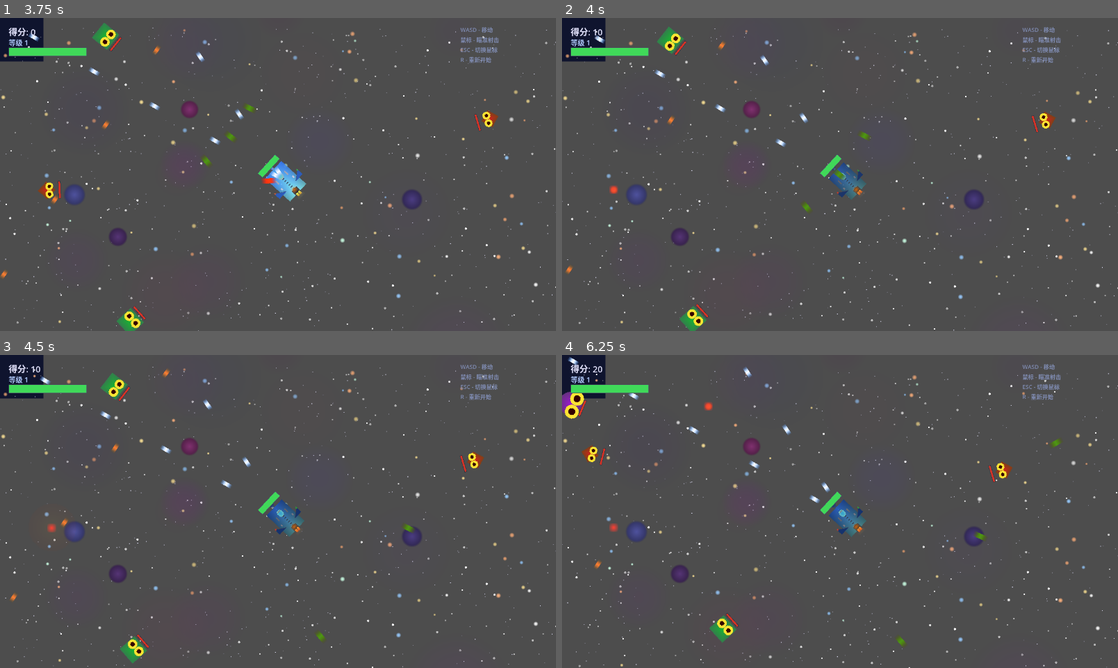
Above: before the commit, frames 1-4 (two rows, left to right).
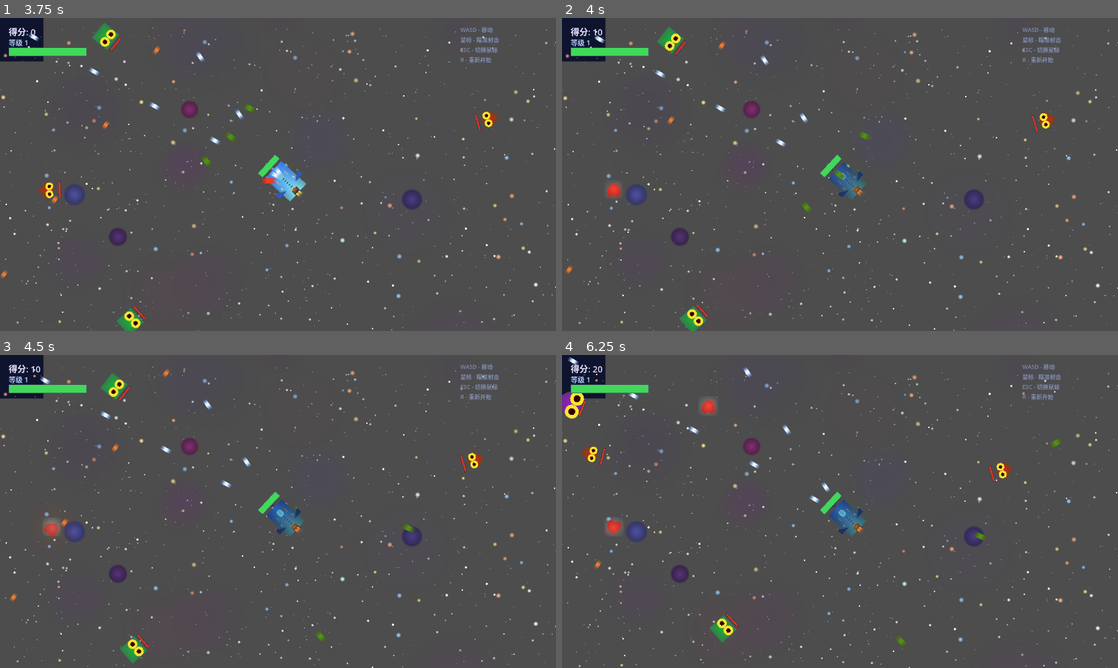
Above: after the commit, the same moments.

Repository: July-X/godot-game-one
Game: Godot game, scene res://scenes/main.tscn
The game is run twice, just before and just after one commit, with the same random seed, the same clock (stepped at 60 frames per second) and the same inputs.
Inputs (mouse positions are in pixels of both pictures, inside the frame that each line leads up to):
- Up to frame 1 (3.75 s): tap Enter at 0.5 s; move the mouse to (400, 158) at 0.52 s; tap R every 0.75 s from 0.6 to 3.6 s; click (400, 158) at 0.67 s; move the mouse to (250, 174) at 1.27 s; click (250, 174) at 1.42 s; move the mouse to (289, 168) at 2.02 s; click (289, 168) at 2.17 s; move the mouse to (272, 180) at 2.77 s; click (272, 180) at 2.92 s; move the mouse to (316, 177) at 3.52 s; click (316, 177) at 3.67 s
- Up to frame 2 (4 s): no input
- Up to frame 3 (4.5 s): move the mouse to (233, 508) at 4.27 s; tap R at 4.35 s; click (233, 508) at 4.42 s
- Up to frame 4 (6.25 s): move the mouse to (845, 511) at 5.02 s; tap R at 5.1, 5.85 s; click (845, 511) at 5.17 s; move the mouse to (817, 505) at 5.77 s; click (817, 505) at 5.92 s

Frame 1 is identical in both runs. In frame 2, less than 0.1% of the frame differs, in the area x 8-11%, y 52-58%; in frame 3, 0.1%; in frame 4, 0.2%, in the area x 7-28%, y 14-58%.

Commit message:
feat: 掉落物加大+爱心形状+闪光特效+不同形状对应不同类型

Diff:
--- a/scenes/entities/powerup.tscn
+++ b/scenes/entities/powerup.tscn
@@ -1,20 +1,20 @@
-[gd_scene load_steps=4 format=3]
+[gd_scene load_steps=5 format=3]
 
 [ext_resource type="Script" path="res://scripts/powerup.gd" id="1"]
 
+[sub_resource type="CircleShape2D" id="1"]
+radius = 18.0
+
 [sub_resource type="Gradient" id="2"]
-colors = PackedColorArray(1.0, 1.0, 1.0, 1.0, 1.0, 1.0, 1.0, 0.0)
+colors = PackedColorArray(1.0, 1.0, 1.0, 0.6, 1.0, 1.0, 1.0, 0.0)
 offsets = PackedFloat32Array(0.0, 1.0)
 
 [sub_resource type="GradientTexture2D" id="3"]
 gradient = SubResource("2")
-width = 20
-height = 20
+width = 44
+height = 44
 fill = 1
 fill_from = Vector2(0.5, 0.5)
-
-[sub_resource type="CircleShape2D" id="4"]
-radius = 10.0
 
 [node name="Powerup" type="Area2D"]
 collision_layer = 8
@@ -22,7 +22,12 @@
 script = ExtResource("1")
 
 [node name="Sprite2D" type="Sprite2D" parent="."]
+z_index = 2
+
+[node name="GlowSprite" type="Sprite2D" parent="."]
 texture = SubResource("3")
+modulate = Color(1.0, 1.0, 1.0, 0.3)
+z_index = 1
 
 [node name="CollisionShape2D" type="CollisionShape2D" parent="."]
-shape = SubResource("4")
+shape = SubResource("1")
--- a/scripts/powerup.gd
+++ b/scripts/powerup.gd
@@ -5,43 +5,49 @@
 var _bob_timer: float = 0.0
 
 @onready var _sprite: Sprite2D = $Sprite2D
+@onready var _glow: Sprite2D = $GlowSprite
 
 func _ready() -> void:
 	add_to_group("powerups")
 
 func setup(type: String) -> void:
 	_type = type
-	match type:
-		"spread":
-			_sprite.modulate = Color(0.2, 0.8, 0.3)
-		"speed":
-			_sprite.modulate = Color(0.2, 0.5, 1.0)
-		"power":
-			_sprite.modulate = Color(1.0, 0.3, 0.2)
-		"heal":
-			_sprite.modulate = Color(1.0, 0.25, 0.2)
-		"bomb":
-			_sprite.modulate = Color(1.0, 0.8, 0.2)
+	_sprite.texture = SpriteFactory.create_powerup_sprite(type)
 
 func _physics_process(delta: float) -> void:
 	_bob_timer += delta * 3.0
-	_sprite.position.y = sin(_bob_timer) * 3.0
+	_sprite.position.y = sin(_bob_timer) * 4.0
+	_sprite.rotation += delta * 1.5
+
+	## 闪光脉冲
+	var pulse: float = 0.4 + abs(sin(Time.get_ticks_msec() * 0.005)) * 0.6
+	_sprite.modulate.a = pulse * 0.6 + 0.4
+
+	## 外发光脉动
+	if _glow:
+		var glow_a: float = 0.2 + abs(sin(Time.get_ticks_msec() * 0.004)) * 0.35
+		_glow.modulate.a = glow_a
+		var glow_s: float = 0.9 + abs(sin(Time.get_ticks_msec() * 0.003)) * 0.2
+		_glow.scale = Vector2(glow_s, glow_s)
+
 	_lifetime -= delta
 	if _lifetime <= 0:
 		queue_free()
 	## 闪烁警告
 	if _lifetime < 3.0:
-		_sprite.modulate.a = 0.3 + abs(sin(_lifetime * 10)) * 0.7
+		var blink: float = 0.3 + abs(sin(_lifetime * 12)) * 0.7
+		_sprite.modulate.a = blink
 
 func collect() -> void:
 	GameState.collect_powerup(_type)
 	if _type == "bomb":
 		_bomb_effect()
-	## 拾取特效
 	var tween := create_tween()
 	tween.set_parallel(true)
-	tween.tween_property(_sprite, "scale", Vector2(2, 2), 0.15)
-	tween.tween_property(_sprite, "modulate:a", 0.0, 0.15)
+	tween.tween_property(_sprite, "scale", Vector2(3, 3), 0.2)
+	tween.tween_property(_sprite, "modulate:a", 0.0, 0.2)
+	tween.tween_property(_glow, "scale", Vector2(3, 3), 0.2)
+	tween.tween_property(_glow, "modulate:a", 0.0, 0.2)
 	tween.tween_callback(queue_free)
 
 func _bomb_effect() -> void:
--- a/scripts/sprite_factory.gd
+++ b/scripts/sprite_factory.gd
@@ -454,37 +454,38 @@
 	return tex
 
 func create_powerup_sprite(type: String) -> ImageTexture:
-	var size: int = 20
-	var img := Image.create(size, size, false, Image.FORMAT_RGBA8)
+	var w: int = 32
+	var h: int = 32
+	var img := Image.create(w, h, false, Image.FORMAT_RGBA8)
 	img.fill(Color(0, 0, 0, 0))
+	var cx: int = w / 2
+	var cy: int = h / 2
 	var col: Color
-	var icon: String = ""
 	match type:
-		"spread": col = Color(0.2, 0.9, 0.3); icon = "S"
-		"speed": col = Color(0.2, 0.6, 1.0); icon = "F"
-		"power": col = Color(1.0, 0.3, 0.2); icon = "P"
-		"heal": col = Color(0.2, 1.0, 0.4); icon = "+"
-		"bomb": col = Color(1.0, 0.8, 0.2); icon = "B"
-		_: col = Color(0.5, 0.5, 0.5); icon = "?"
-	## 六边形底座
-	for y in range(size):
-		for x in range(size):
-			var dx: float = abs(float(x - size / 2)) / (size * 0.45)
-			var dy: float = abs(float(y - size / 2)) / (size * 0.45)
-			if dx + dy < 1.0:
-				var t: float = (dx + dy) * 0.5
-				var b: float = 1.0 - t * 0.4
-				img.set_pixel(x, y, Color(col.r * b, col.g * b, col.b * b, 1.0))
-	## 内部高亮圆
-	for y in range(4, size - 4):
-		for x in range(4, size - 4):
-			var dx2: float = float(x - size / 2) / (size * 0.25)
-			var dy2: float = float(y - size / 2) / (size * 0.25)
-			if dx2 * dx2 + dy2 * dy2 < 1.0:
-				img.set_pixel(x, y, Color(col.r * 1.3, col.g * 1.3, col.b * 1.3, 0.8))
+		"spread": col = Color(0.2, 0.9, 0.3)
+		"speed": col = Color(0.2, 0.6, 1.0)
+		"power": col = Color(1.0, 0.3, 0.2)
+		"heal": col = Color(1.0, 0.25, 0.2)
+		"bomb": col = Color(1.0, 0.8, 0.2)
+		_: col = Color(0.5, 0.5, 0.5)
+
+	match type:
+		"heal":
+			_draw_heart(img, w, h, col)
+		"spread":
+			_draw_star(img, w, h, col)
+		"speed":
+			_draw_diamond(img, w, h, col)
+		"power":
+			_draw_hexagon(img, w, h, col)
+		"bomb":
+			_draw_bomb(img, w, h, col)
+		_:
+			_draw_hexagon(img, w, h, col)
+
 	## 发光边缘
-	for y in range(size):
-		for x in range(size):
+	for y in range(h):
+		for x in range(w):
 			if img.get_pixel(x, y).a > 0:
 				continue
 			var has_n: bool = false
@@ -492,7 +493,7 @@
 				for dy3 in range(-1, 2):
 					var nx: int = x + dx3
 					var ny: int = y + dy3
-					if nx >= 0 and nx < size and ny >= 0 and ny < size:
+					if nx >= 0 and nx < w and ny >= 0 and ny < h:
 						if img.get_pixel(nx, ny).a > 0:
 							has_n = true
 					if has_n:
@@ -500,9 +501,114 @@
 				if has_n:
 					break
 			if has_n:
-				img.set_pixel(x, y, Color(col.r, col.g, col.b, 0.3))
+				img.set_pixel(x, y, Color(col.r, col.g, col.b, 0.25))
 	var tex := ImageTexture.create_from_image(img)
 	return tex
+
+func _draw_heart(img: Image, w: int, h: int, col: Color) -> void:
+	var cx: int = w / 2
+	var cy: int = h / 2
+	for y in range(h):
+		for x in range(w):
+			var dx: float = float(x - cx) / 14.0
+			var dy: float = float(y - cy + 2) / 14.0
+			var eq: float = (dx * dx + dy * dy - 1.0) * (dx * dx + dy * dy - 1.0) * (dx * dx + dy * dy - 1.0) - dx * dx * dy * dy * dy
+			if eq <= 0.0:
+				var depth: float = sqrt(dx * dx + dy * dy) / 1.5
+				var r: float = col.r * (1.0 - depth * 0.3)
+				var g: float = col.g * (1.0 - depth * 0.3)
+				var b: float = col.b * (1.0 - depth * 0.3)
+				img.set_pixel(x, y, Color(r, g, b, 1.0))
+
+func _draw_star(img: Image, w: int, h: int, col: Color) -> void:
+	var cx: int = w / 2
+	var cy: int = h / 2
+	for y in range(h):
+		for x in range(w):
+			var inside: bool = false
+			var j: int = 9
+			for i in range(10):
+				var angle_i: float = float(i) * TAU / 10.0 - PI / 2.0
+				var angle_j: float = float(j) * TAU / 10.0 - PI / 2.0
+				var ri: float = 14.0 if i % 2 == 0 else 7.0
+				var rj: float = 14.0 if j % 2 == 0 else 7.0
+				var xi: float = cx + cos(angle_i) * ri
+				var yi: float = cy + sin(angle_i) * ri
+				var xj: float = cx + cos(angle_j) * rj
+				var yj: float = cy + sin(angle_j) * rj
+				if (yi > float(y)) != (yj > float(y)):
+					var intersect_x: float = (xj - xi) * (float(y) - yi) / (yj - yi) + xi
+					if float(x) < intersect_x:
+						inside = not inside
+				j = i
+			if inside:
+				var d: float = sqrt(float(x - cx) * float(x - cx) + float(y - cy) * float(y - cy)) / 14.0
+				img.set_pixel(x, y, Color(col.r * (1.0 - d * 0.2), col.g * (1.0 - d * 0.2), col.b * (1.0 - d * 0.2), 1.0))
+
+func _draw_diamond(img: Image, w: int, h: int, col: Color) -> void:
+	var cx: int = w / 2
+	var cy: int = h / 2
+	for y in range(h):
+		for x in range(w):
+			var dx: float = abs(float(x - cx)) / 16.0
+			var dy: float = abs(float(y - cy)) / 16.0
+			if dx + dy < 1.0:
+				var t: float = (dx + dy) * 0.5
+				var rr: float = col.r * (1.0 - t * 0.4)
+				var gg: float = col.g * (1.0 - t * 0.4)
+				var bb: float = col.b * (1.0 - t * 0.4)
+				img.set_pixel(x, y, Color(rr, gg, bb, 1.0))
+
+func _draw_hexagon(img: Image, w: int, h: int, col: Color) -> void:
+	var cx: int = w / 2
+	var cy: int = h / 2
+	for y in range(h):
+		for x in range(w):
+			var inside: bool = false
+			var j: int = 5
+			for i in range(6):
+				var ai: float = float(i) * TAU / 6.0
+				var aj: float = float(j) * TAU / 6.0
+				var xi: float = cx + cos(ai) * 14.0
+				var yi: float = cy + sin(ai) * 14.0
+				var xj: float = cx + cos(aj) * 14.0
+				var yj: float = cy + sin(aj) * 14.0
+				if (yi > float(y)) != (yj > float(y)):
+					var ix: float = (xj - xi) * (float(y) - yi) / (yj - yi) + xi
+					if float(x) < ix:
+						inside = not inside
+				j = i
+			if inside:
+				var d: float = sqrt(float(x - cx) * float(x - cx) + float(y - cy) * float(y - cy)) / 14.0
+				img.set_pixel(x, y, Color(col.r * (1.0 - d * 0.2), col.g * (1.0 - d * 0.2), col.b * (1.0 - d * 0.2), 1.0))
+
+func _draw_bomb(img: Image, w: int, h: int, col: Color) -> void:
+	var cx: int = w / 2
+	var cy: int = h / 2
+	## 圆
+	for y in range(h):
+		for x in range(w):
+			var d: float = sqrt(float(x - cx) * float(x - cx) + float(y - cy) * float(y - cy))
+			if d < 12.0:
+				var t: float = d / 12.0
+				img.set_pixel(x, y, Color(col.r * (1.0 - t * 0.3), col.g * (1.0 - t * 0.3), col.b * (1.0 - t * 0.3), 1.0))
+	## 引信
+	for dy in range(-6, -1):
+		var px: int = cx
+		var py: int = cy - 12 + dy
+		if py >= 0 and py < h:
+			img.set_pixel(px, py, Color(0.6, 0.6, 0.6, 1.0))
+	## 火星
+	var fx: int = cx
+	var fy: int = cy - 18
+	if fy >= 0 and fy < h:
+		for dy2 in range(-1, 2):
+			for dx2 in range(-1, 2):
+				var px2: int = fx + dx2
+				var py2: int = fy + dy2
+				if px2 >= 0 and px2 < w and py2 >= 0 and py2 < h:
+					if dx2 * dx2 + dy2 * dy2 <= 1:
+						img.set_pixel(px2, py2, Color(1.0, 0.5, 0.1, 1.0))
 
 func create_explosion_frames() -> Array[ImageTexture]:
 	var frames: Array[ImageTexture] = []
